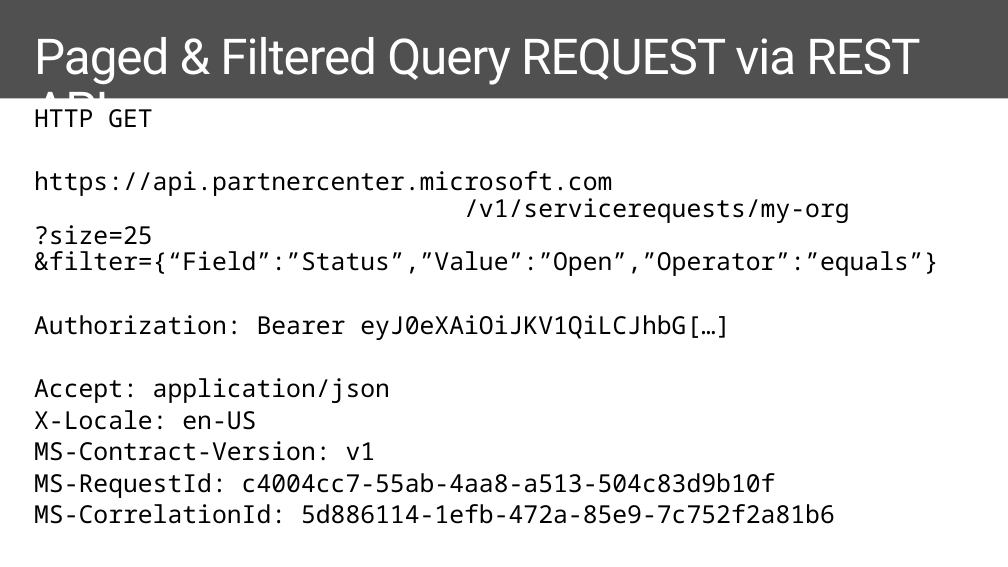
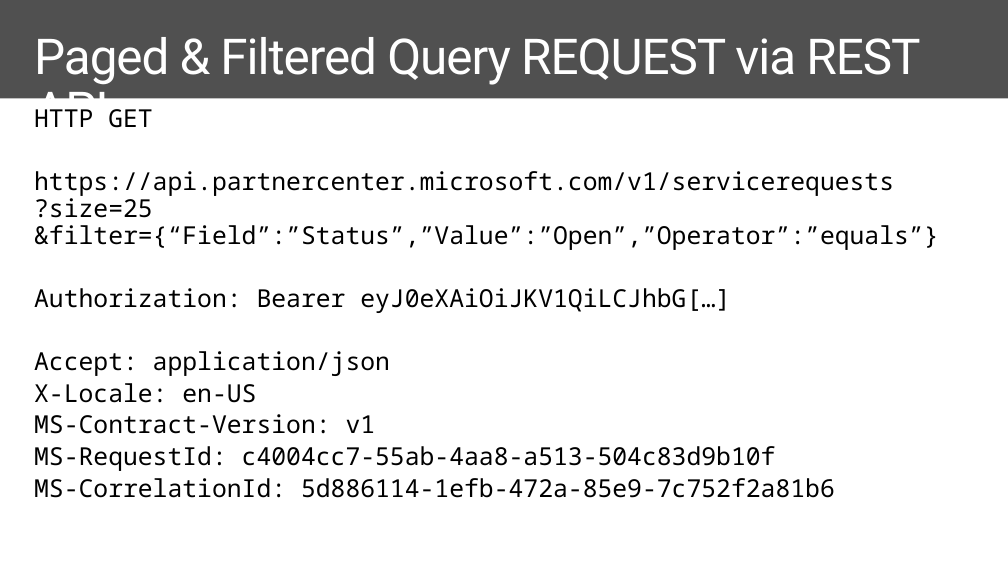
Before and after one commit to isabella232/training-course, a slide deck: slide 15 of mod-10-support/mod-10-support.pptx. Drawn at 1008x567 pixels with LibreOffice and Linux fonts; fonts in the diff are those of the drawing; background and template pictures are left out. Boxes give left, top, right and bottom in pixels: in the first picture for what was removed or moved away, otherwise in the second. Text is boxed around its words. In the diff, an @@ line names an element or a change of style, - is before the commit and + after.

Commit message:
update slides and demos with Partner Center SDK GA updates

```diff
--- a/mod-10-support/mod-10-support.pptx
+++ b/mod-10-support/mod-10-support.pptx
@@ text at (34,171,939,250): text changed @@
-https://api.partnercenter.microsoft.com
-/v1/servicerequests/my-org
-?size=25
-&filter={“Field”:”Status”,”Value”:”Open”,”Operator”:”equals”}
+https://api.partnercenter.microsoft.com/v1/servicerequests
+?size=25
+&filter={“Field”:”Status”,”Value”:”Open”,”Operator”:”equals”}
```
Also in this commit, not shown: 2 other slides changed, 15 other files.
